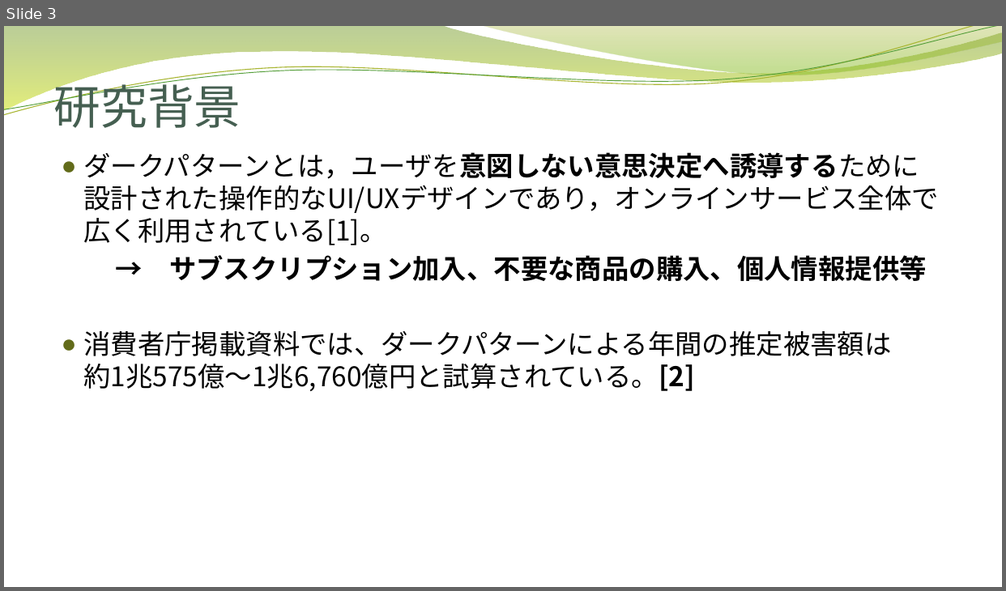
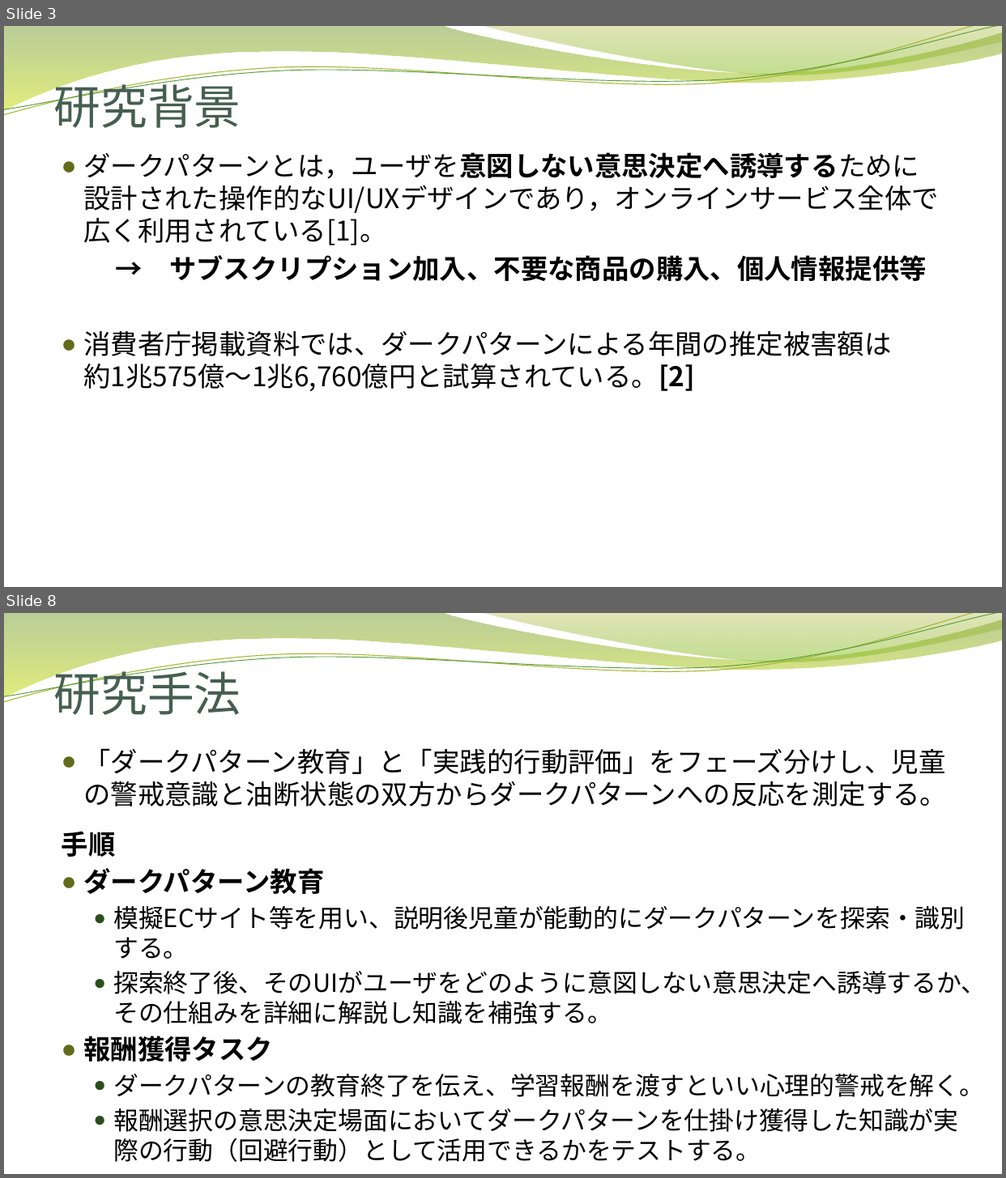
Before and after one commit to nishinekoma/graduate-school, a slide deck: 自身の研究/大学院での研究/修士論文進捗発表.pptx. Shown one above the other, each under a label of ours: slide 3 before the commit, slides 3 and 8 after it; the slides between them are not shown. The pictures are 1006x591 and 1006x1178 pixels, drawn with LibreOffice and Linux fonts; fonts in the diff are those of the drawing; background and template pictures are left out. Boxes give left, top, right and bottom in pixels: in the first picture for what was removed or moved away, otherwise in the second. Text is boxed around its words. In the diff, an @@ line names an element or a change of style, - is before the commit and + after.

```diff
--- a/自身の研究/大学院での研究/修士論文進捗発表.pptx
+++ b/自身の研究/大学院での研究/修士論文進捗発表.pptx
@@ slide 8 added at bbox=[4, 613, 1002, 1174], background picture (left out); not listed: 4 template elements that a slide beside it also shows @@
@@ title added at bbox=[54, 663, 241, 715], 45 pt, text #455F51 @@
+研究手法
@@ text added at bbox=[62, 748, 986, 1162], 24 pt, text #000000 @@
+● 「ダークパターン教育」と「実践的行動評価」をフェーズ分けし、児童の警戒意識と油断状態の双方からダークパターンへの反応を測定する。
+手順
+● ダークパターン教育
+  ● 模擬ECサイト等を用い、説明後児童が能動的にダークパターンを探索・識別する。
+  ● 探索終了後、そのUIがユーザをどのように意図しない意思決定へ誘導するか、その仕組みを詳細に解説し知識を補強する。
+● 報酬獲得タスク
+  ● ダークパターンの教育終了を伝え、学習報酬を渡すといい心理的警戒を解く。
+  ● 報酬選択の意思決定場面においてダークパターンを仕掛け獲得した知識が実際の行動（回避行動）として活用できるかをテストする。
```
Also in this commit, not shown: 3 slides changed, 1 other slide added, 5 slides removed.
